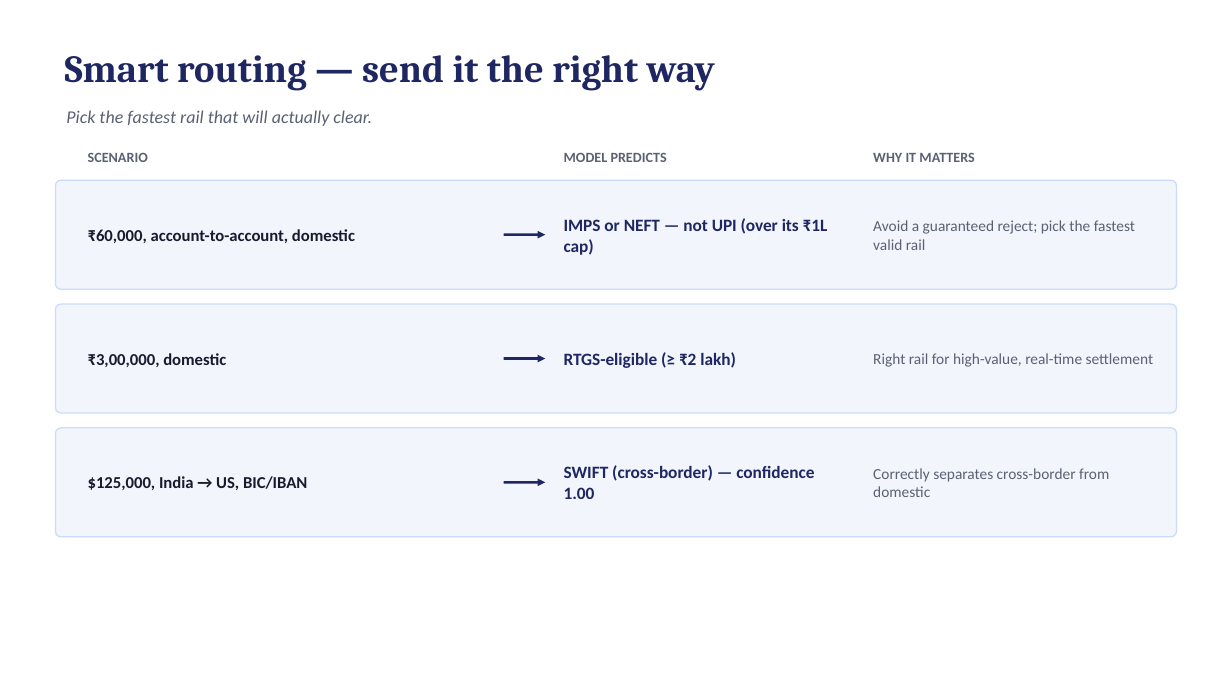
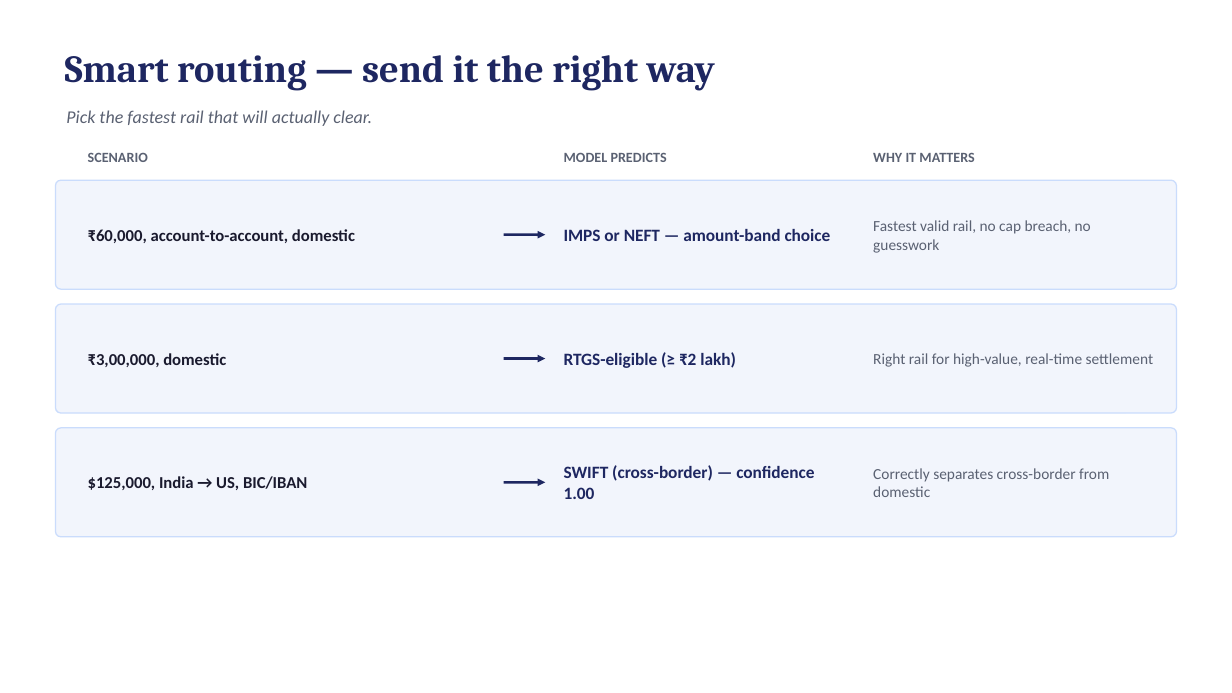
Before and after one commit to Bratz/txn-repr-poc, a slide deck: slide 3 of docs/txn_repr_evidence.pptx. Drawn at 1232x693 pixels with LibreOffice and Linux fonts; fonts in the diff are those of the drawing. Boxes give left, top, right and bottom in pixels: in the first picture for what was removed or moved away, otherwise in the second. Text is boxed around its words. In the diff, an @@ line names an element or a change of style, - is before the commit and + after.

```diff
--- a/docs/txn_repr_evidence.pptx
+++ b/docs/txn_repr_evidence.pptx
@@ text at box(564, 229, 831, 241): text changed @@
-IMPS or NEFT — not UPI (over its ₹1L cap)
+IMPS or NEFT — amount-band choice
@@ text at box(873, 220, 1091, 253): text changed @@
-Avoid a guaranteed reject; pick the fastest valid rail
+Fastest valid rail, no cap breach, no guesswork
```
Also in this commit, not shown: 8 other slides changed, 2 other files.
